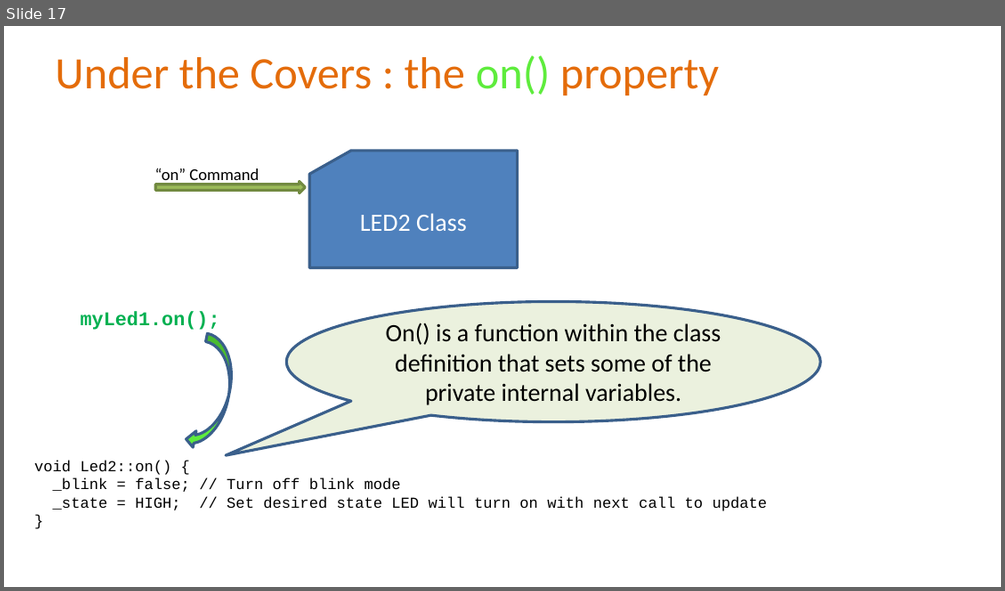
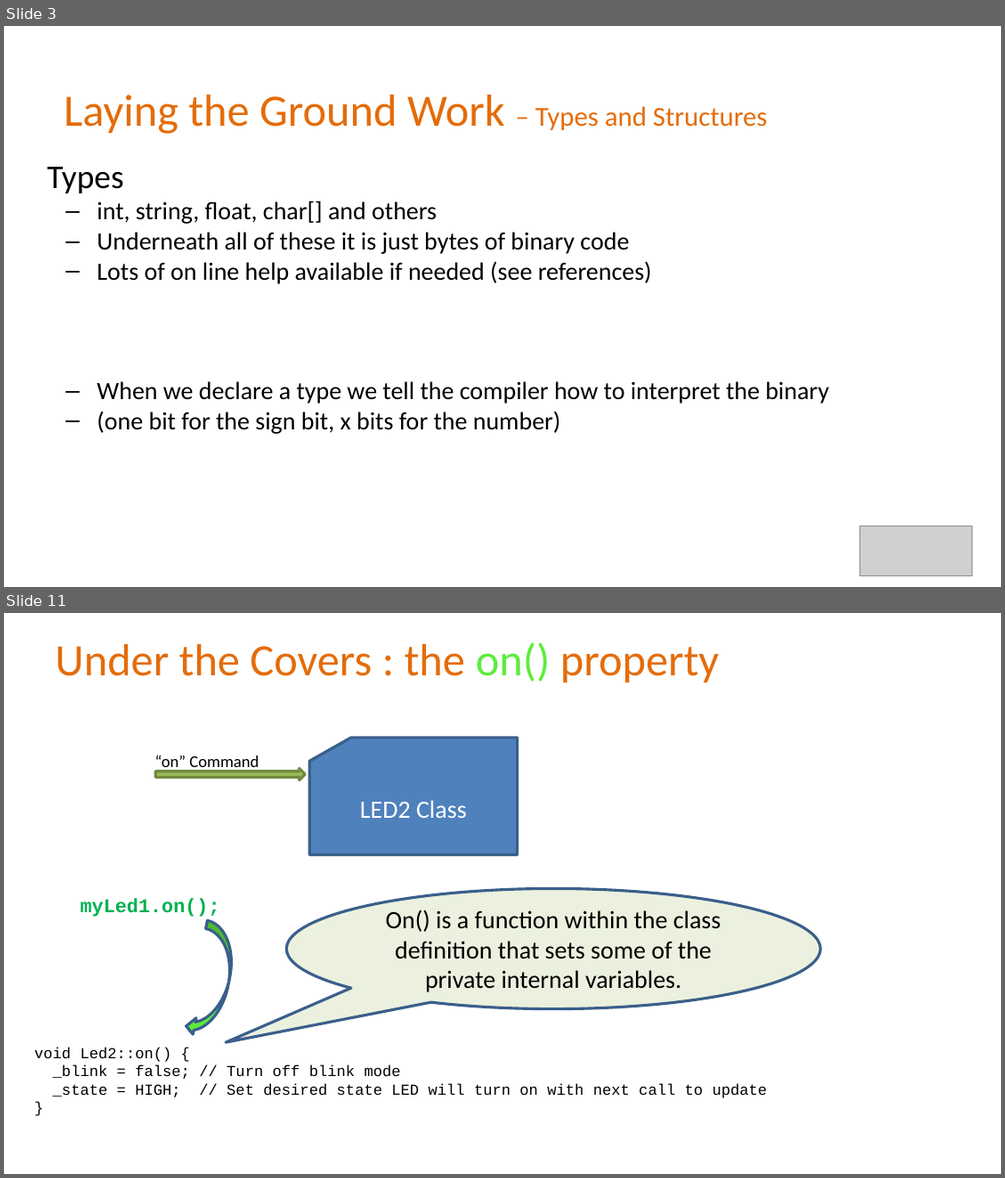
Before and after one commit to Alan-Lomax/MERG-SIG-Presentations, a slide deck: Part 4 - Introduction to Class Programming.pptx. Shown one above the other, each under a label of ours: slide 17 before the commit, slides 3 and 11 after it; the slides between them are not shown. The pictures are 1005x591 and 1005x1178 pixels, drawn with LibreOffice and Linux fonts; fonts in the diff are those of the drawing; grey boxes stand for pictures; background and template pictures are left out. Boxes give left, top, right and bottom in pixels: in the first picture for what was removed or moved away, otherwise in the second. Text is boxed around its words. In the diff, an @@ line names an element or a change of style, - is before the commit and + after.

Commit message:
Rev 1.1
Minor Revisions.
Improved style
Adding types and structures as a lead into discussion about classes

```diff
--- a/Part 4 - Introduction to Class Programming.pptx
+++ b/Part 4 - Introduction to Class Programming.pptx
@@ slide 3 added at (x1=4, y1=26, x2=1001, y2=587), background picture (left out) @@
@@ title added at (x1=64, y1=95, x2=768, y2=134), 32.4 pt, text #E46C0A @@
+Laying the Ground Work – Types and Structures
@@ text added at (x1=47, y1=167, x2=829, y2=434), 18 pt, text #000000 @@
+Types
+  – int, string, float, char[] and others
+  – Underneath all of these it is just bytes of binary code
+  – Lots of on line help available if needed (see references)
+  – When we declare a type we tell the compiler how to interpret the binary
+  – (one bit for the sign bit, x bits for the number)
@@ picture added at (x1=859, y1=525, x2=971, y2=575) @@
@@ what was slide 17 is now slide 11 @@
```
Also in this commit, not shown: 16 slides changed, 3 other slides added, 2 slides removed, 1 other file.
